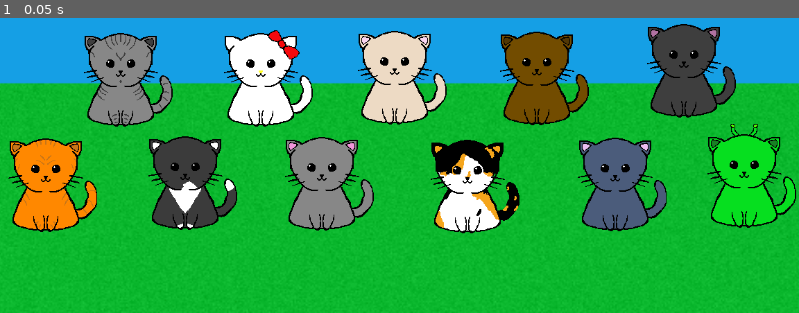
Above: before the commit, frame 1.
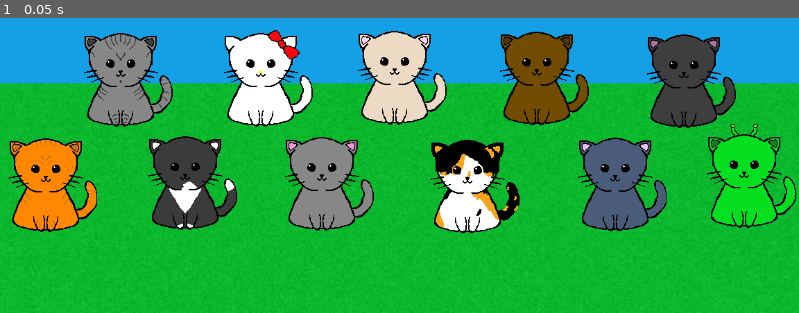
Above: after the commit, the same moment.

Repository: jesspancakes/music-game
Game: Godot game, scene res://test.tscn
Two runs of this game, one before a commit and one after it. Both use one fixed random seed, a clock stepped at 60 frames per second and the inputs below. The project has no main scene, so this scene is started directly.
Inputs:
- Up to frame 1 (0.05 s): no input

The runs differ from the first frame. In frame 1, 1.6% of the frame differs, in the area x 80-93%, y 2-38%.

Commit message:
moved a cat slightly

Diff:
--- a/musicgame/test.tscn
+++ b/musicgame/test.tscn
@@ -170,9 +170,9 @@
 [node name="TextureButton10" type="TextureButton" parent="."]
 layout_mode = 0
 offset_left = 933.0
-offset_top = 226.0
+offset_top = 241.0
 offset_right = 1061.0
-offset_bottom = 366.0
+offset_bottom = 381.0
 texture_normal = ExtResource("22_hy6sv")
 texture_pressed = ExtResource("33_ukrag")
 
